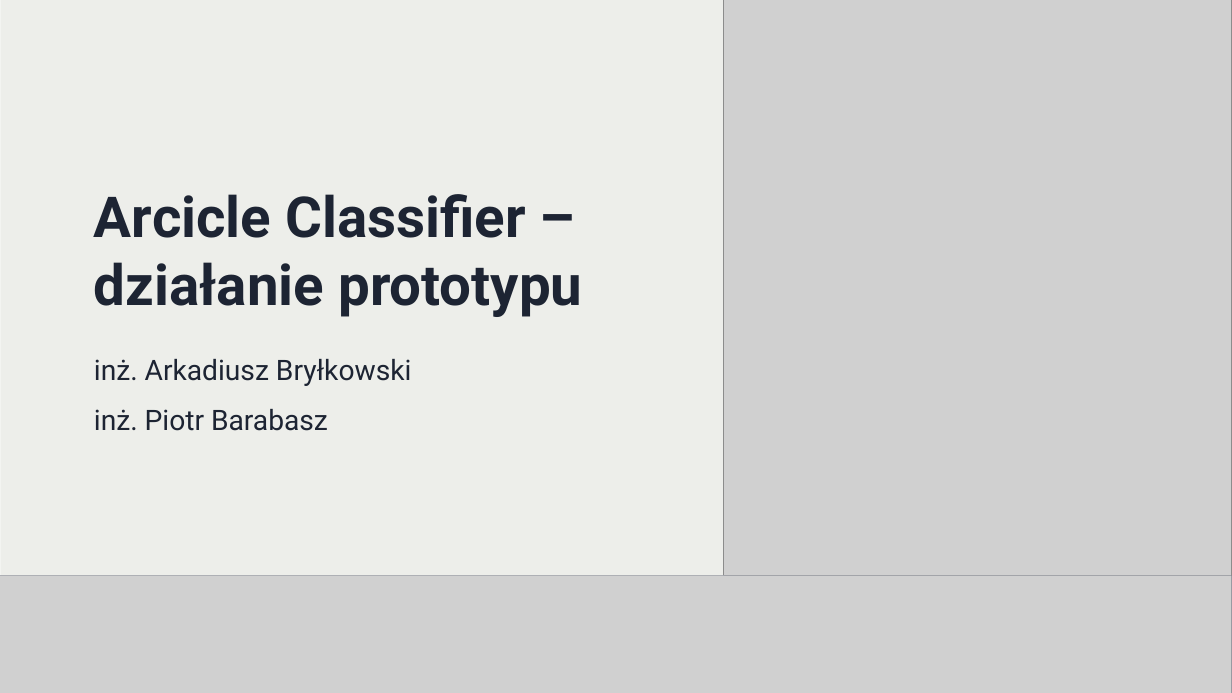
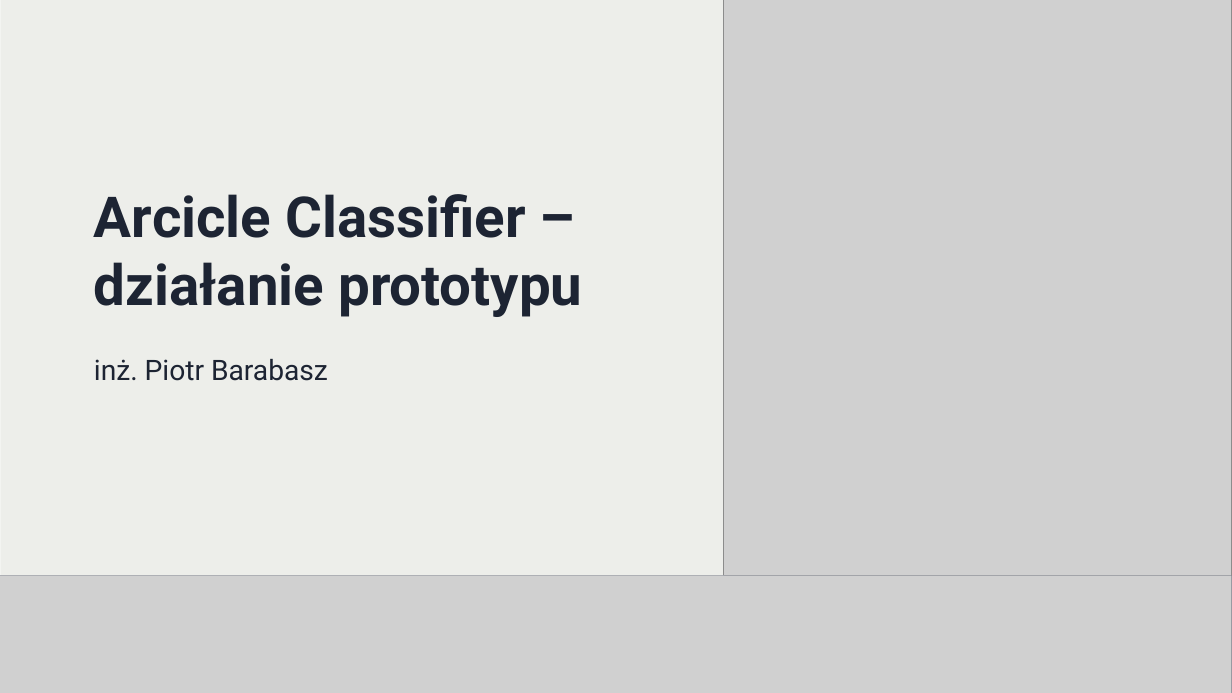
Before and after one commit to piotrbarabasz/WebArticleClassifier, a slide deck: slide 1 of Arcicle Classifier – działanie prototypu.pptx. Drawn at 1232x693 pixels with LibreOffice and Linux fonts; fonts in the diff are those of the drawing; grey boxes stand for pictures; background and template pictures are left out. Boxes give left, top, right and bottom in pixels: in the first picture for what was removed or moved away, otherwise in the second. Text is boxed around its words. In the diff, an @@ line names an element or a change of style, - is before the commit and + after.

```diff
--- a/Arcicle Classifier – działanie prototypu.pptx
+++ b/Arcicle Classifier – działanie prototypu.pptx
@@ subtitle at <box>94,359,411,386</box>: paragraph removed @@
-inż. Arkadiusz Bryłkowski
```
Also in this commit, not shown: 3 other slides changed.
